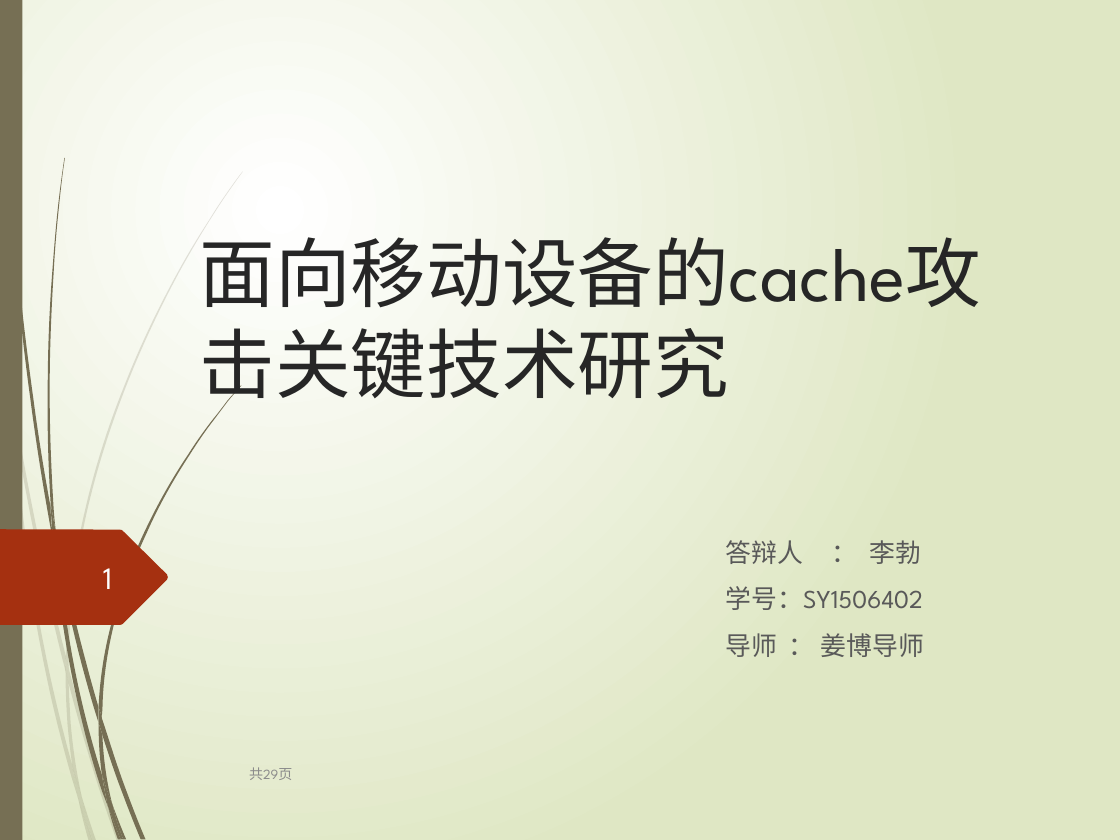
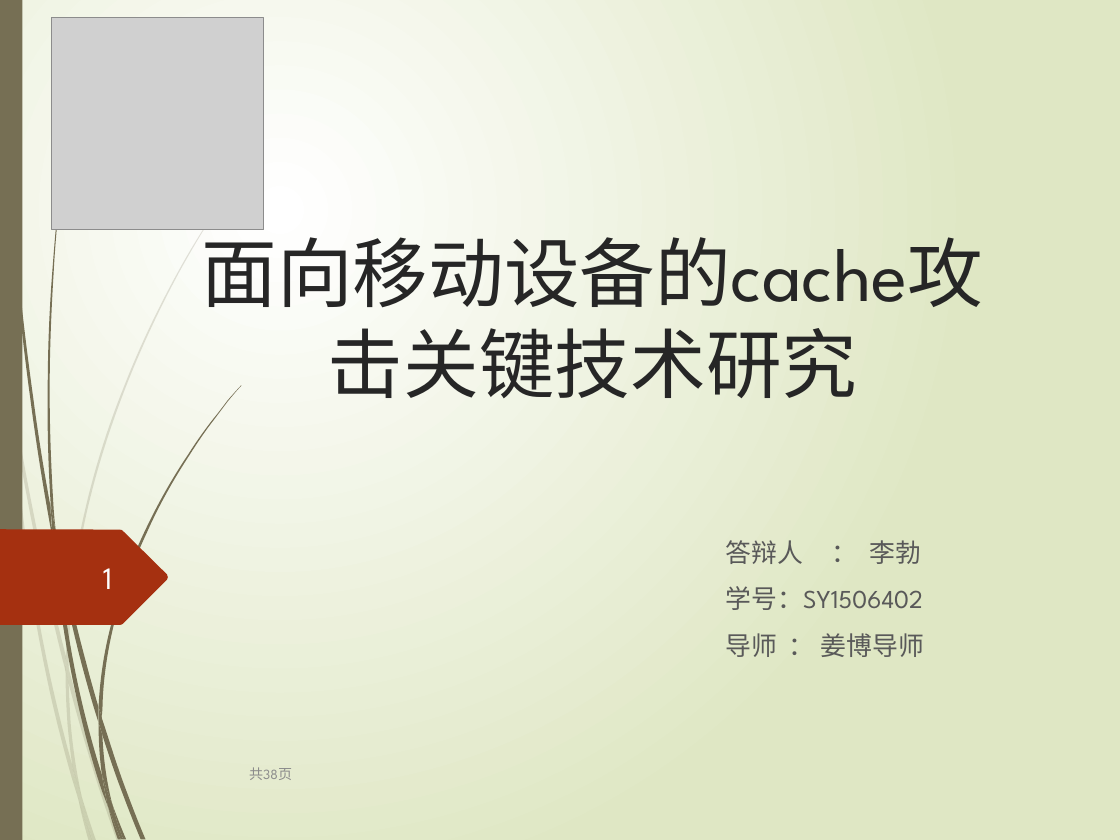
Before and after one commit to leborn0101/graduation, a slide deck: slide 1 of 毕业答辩.pptx. Drawn at 1120x840 pixels with LibreOffice and Linux fonts; fonts in the diff are those of the drawing; grey boxes stand for pictures. Boxes give left, top, right and bottom in pixels: in the first picture for what was removed or moved away, otherwise in the second. Text is boxed around its words. In the diff, an @@ line names an element or a change of style, - is before the commit and + after.

```diff
--- a/毕业答辩.pptx
+++ b/毕业答辩.pptx
@@ picture added at bbox=[52, 18, 263, 230] @@
@@ title "面向移动设备的cache攻击关键技术研究" at bbox=[202, 225, 984, 307]: alignment left to centre @@
@@ text at bbox=[249, 767, 292, 780]: text changed @@
-共29页
+共38页
```
Also in this commit, not shown: 19 other slides changed, 18 slides added, 9 slides removed, 1 other file.
